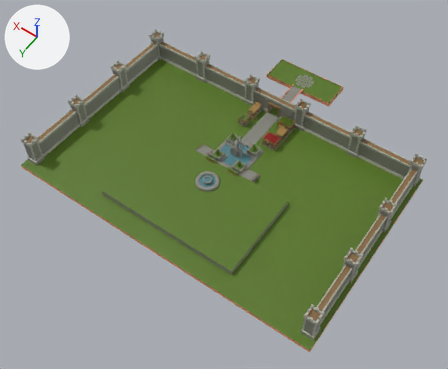
An edit to the glTF model public/resources/GameView/PublicSquare.glb, drawn before and after from the same camera.
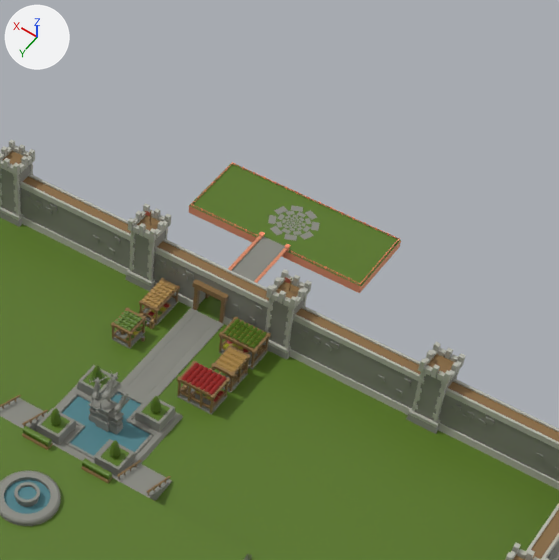
Each version appears first whole from a 50 mm lens placed at (-219.0, 455.0, 457.0), pointed at (2.0, 146.0, -29.0), and next in a close-up on the part from 44% to 90% of the width and 0% to 55% of the height. Every picture has the same lights, and +X, +Y and +Z are marked at upper left. Where no turn or scale is listed for an object, it has been applied to the vertices.

Objects in the first close-up: 'Market_SecondAge_Level3.001', 'Market_SecondAge_Level3.002', 'Market_SecondAge_Level3.003', 'TownCenter_SecondAge_Level3', 'WallTowers_Door_SecondAge', 'WallTowers_SecondAge', 'WallTowers_SecondAge.001', 'WallTowers_SecondAge.003', 'WallTowers_SecondAge.006', 'cliff_block_rock', 'cliff_block_rock.001', 'cliff_block_rock.002', 'fountain-round-detail'.
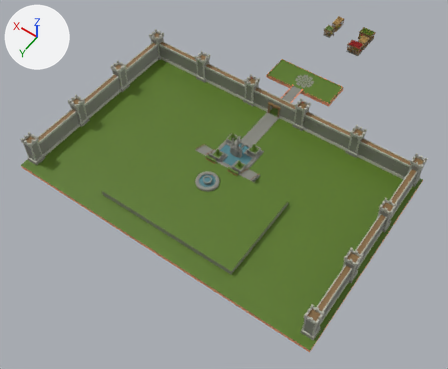
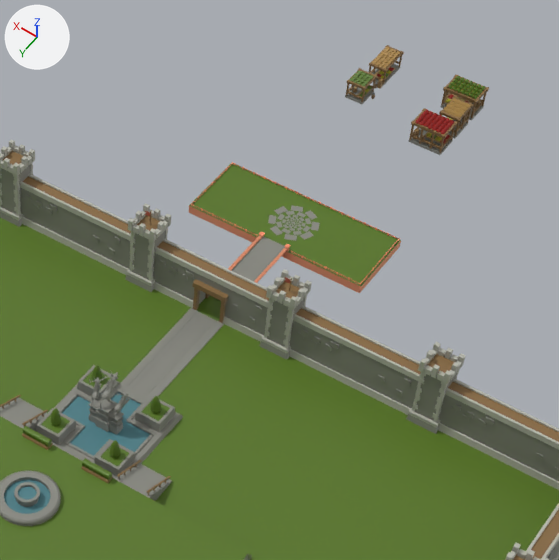
Pixel boxes (x1, y1, x2, y2) of what changed, in the close-ups (559 x 560 px):
'Market_SecondAge_Level3.003', moved
    before: (177, 317, 271, 415)
    after: (408, 74, 489, 155)
'Market_SecondAge_Level3.002', moved
    before: (139, 278, 180, 329)
    after: (369, 45, 404, 89)
'Market_SecondAge_Level3.001', moved
    before: (111, 308, 146, 349)
    after: (345, 68, 377, 104)

Edits to the bpy script that builds the scene:
```text
Change ob_market_secondage_level3_001:
    ob_market_secondage_level3_001.location: (9.1, 78.4, 0.0) -> (9.1, -93.0, 0.0)
Change ob_market_secondage_level3_002:
    ob_market_secondage_level3_002.location: (8.4, 65.3, 0.4) -> (8.4, -106.1, 0.4)
Change ob_market_secondage_level3_003:
    ob_market_secondage_level3_003.location: (-12.3, 84.2, 0.0) -> (-12.3, -87.2, 0.0)
```
